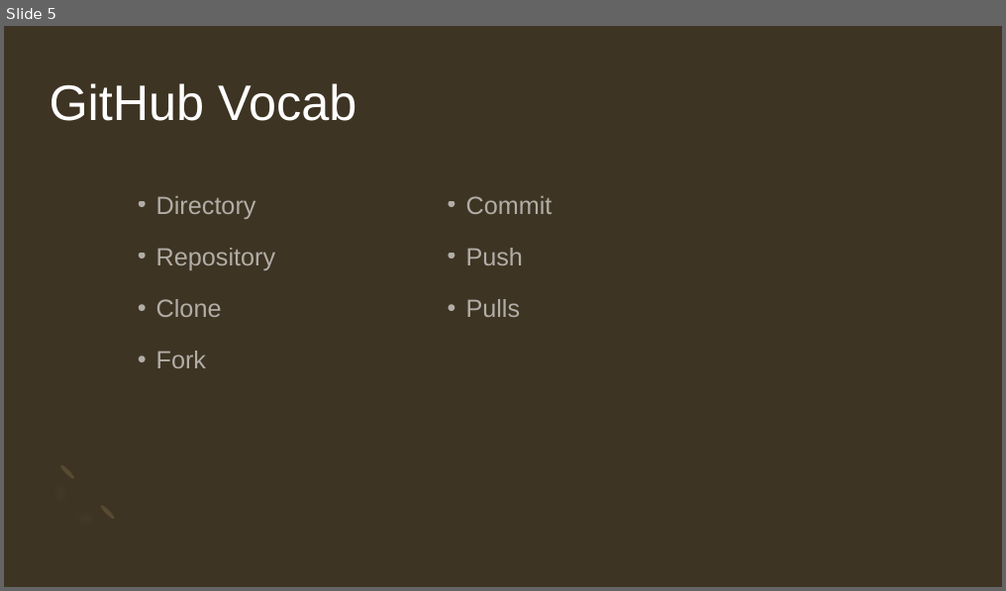
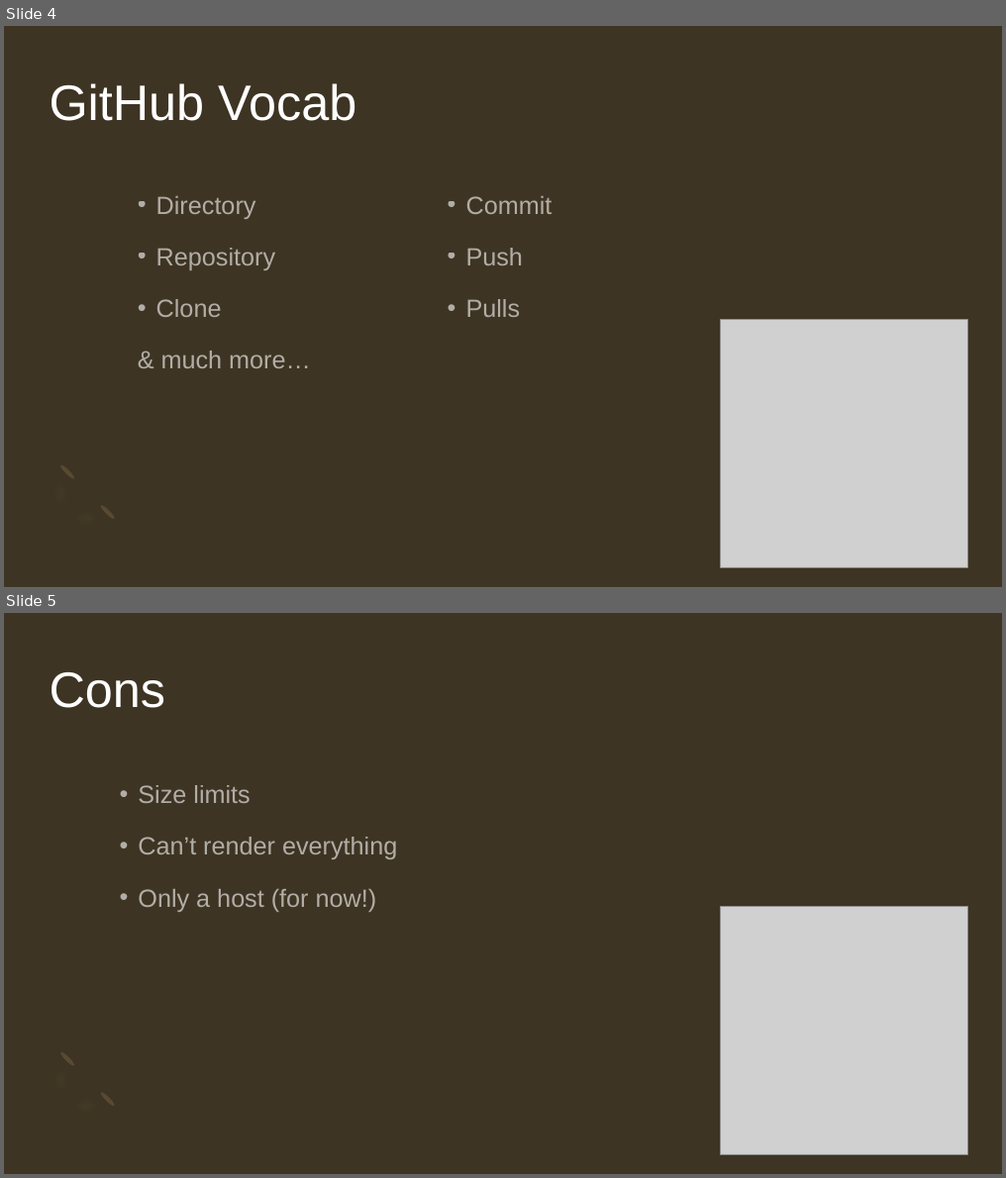
Before and after one commit to JoanneStasiak/JupyterNotebook, a slide deck: Github and jupyter.pptx. Shown one above the other, each under a label of ours: slide 5 before the commit, slides 4 and 5 after it. The pictures are 1006x591 and 1006x1178 pixels, drawn with LibreOffice and Linux fonts; fonts in the diff are those of the drawing; grey boxes stand for pictures. Boxes give left, top, right and bottom in pixels: in the first picture for what was removed or moved away, otherwise in the second. Text is boxed around its words. In the diff, an @@ line names an element or a change of style, - is before the commit and + after.

```diff
--- a/Github and jupyter.pptx
+++ b/Github and jupyter.pptx
@@ slide 5 added at box(4, 613, 1002, 1174), background #3E3423; not listed: 3 template elements that a slide beside it also shows @@
@@ title added at box(50, 672, 166, 708), 48 pt, text #FFFFFF @@
+Cons
@@ text added at box(138, 785, 397, 912), 24 pt, text #FFFFFF at 60% opacity @@
+• Size limits
+• Can’t render everything
+• Only a host (for now!)
@@ picture added at box(721, 906, 968, 1155) @@
@@ what was slide 5 is now slide 4 @@
@@ slide 4 changed as well @@
@@ picture added at box(721, 319, 968, 568) @@
@@ text at box(161, 351, 311, 369): text changed @@
-• Fork
+& much more…
```
Also in this commit, not shown: 5 other slides changed, 2 other slides added, 1 slide removed.
